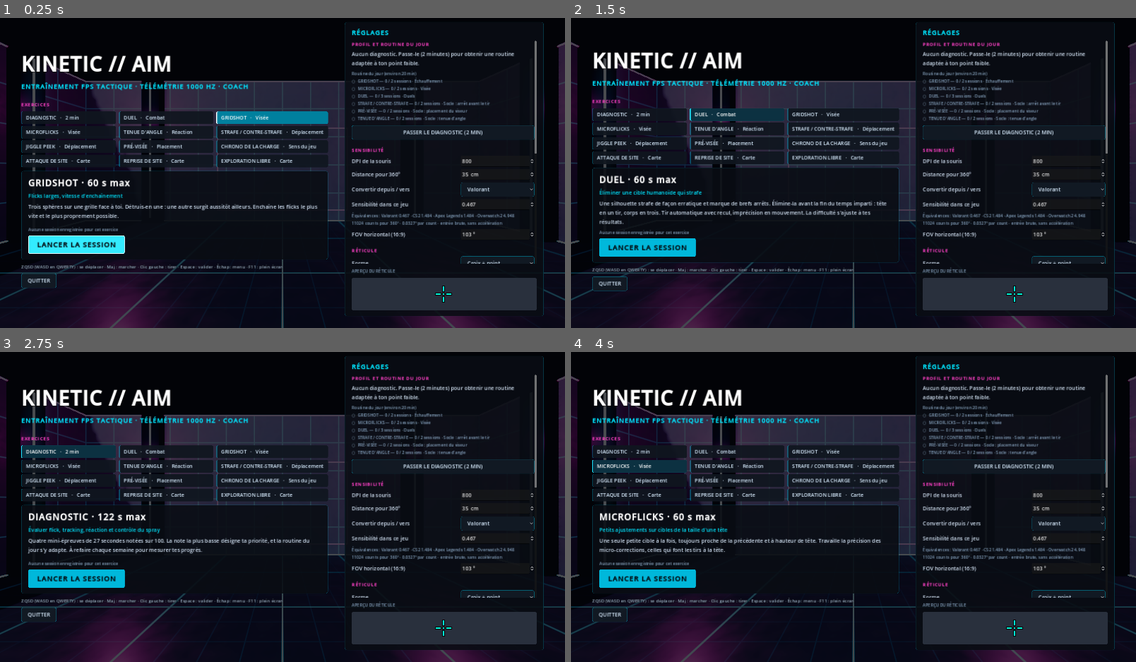
Above: before the commit, frames 1-4 (two rows, left to right).
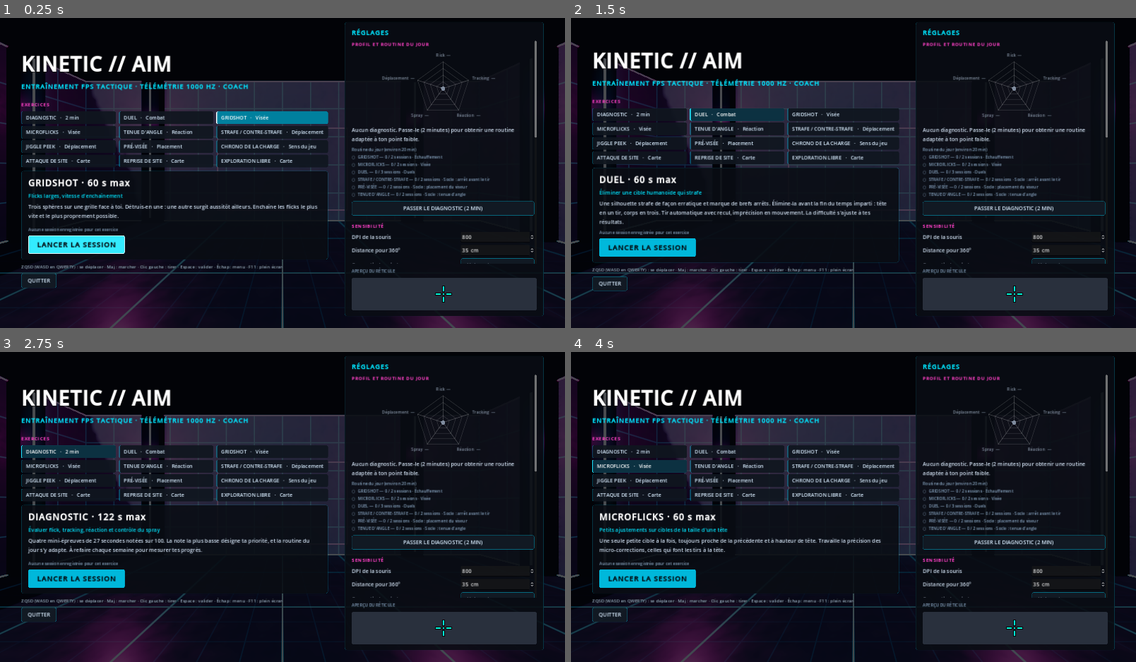
Above: after the commit, the same moments.

Repository: antoinedurbi-bot/AIMLAB2.0
Game: Godot game, scene res://scenes/main.tscn
Same seed, same stepped clock (60 frames per second), same inputs: the game is played once before the commit and once after it.
Inputs:
- Up to frame 1 (0.25 s): no input
- Up to frame 2 (1.5 s): click "DIAGNOSTIC · 2 min" at 0.5 s; click "DUEL · Combat" at 1.25 s
- Up to frame 3 (2.75 s): click "DIAGNOSTIC · 2 min" at 2 s
- Up to frame 4 (4 s): click "GRIDSHOT · Visée" at 2.75 s; click "MICROFLICKS · Visée" at 3.5 s

The runs differ from the first frame. In frame 1, 4.6% of the frame differs, in the area x 62-95%, y 10-80%; in frame 2, 4.6%; in frame 3, 4.6%; in frame 4, 4.6%.

Commit message:
Add pentagon radar chart of the player profile to the menu
Five axes: flick, tracking, reaction and spray from the latest benchmark,
movement from recent counter-strafe sessions. The weakest evaluated axis
is highlighted; axes never evaluated are greyed out.

Co-Authored-By: Claude <noreply@anthropic.com>
Claude-Session: https://claude.ai/code/session_014CcD851FZdRDNghFP8X2yX

Diff:
--- a/scripts/player_profile.gd
+++ b/scripts/player_profile.gd
@@ -75,6 +75,25 @@
 	return ordered
 
 
+## Profil en cinq domaines pour le graphique en pentagone : les quatre notes du
+## dernier diagnostic, plus le déplacement (part de tirs propres sur les trois
+## dernières sessions de strafe / contre-strafe). -1 = domaine pas encore évalué.
+func radar_values() -> PackedFloat32Array:
+	var latest := latest_benchmark()
+	var values := PackedFloat32Array()
+	for skill: String in SKILLS:
+		var note: float = latest.get(skill, -1.0)
+		values.append(note)
+	var sessions: Array[Dictionary] = SessionHistory.recent("counter_strafe", 3)
+	var movement: float = SessionHistory.average(sessions, "clean_rate")
+	values.append(-1.0 if is_nan(movement) else movement)
+	return values
+
+
+func radar_labels() -> PackedStringArray:
+	return PackedStringArray(["Flick", "Tracking", "Réaction", "Spray", "Déplacement"])
+
+
 func skill_name(skill: String) -> String:
 	return str(SKILL_NAMES.get(skill, skill))
 
--- a/ui/main_menu.gd
+++ b/ui/main_menu.gd
@@ -10,6 +10,7 @@
 
 const DrillCatalog := preload("res://scripts/drills/drill_catalog.gd")
 const TrainingPlan := preload("res://scripts/training_plan.gd")
+const RadarChart := preload("res://ui/radar_chart.gd")
 
 const CROSSHAIR_STYLES := ["Croix", "Croix + point", "Point", "Cercle + point"]
 const QUALITY_LEVELS := ["Performance", "Qualité (SSAO, MSAA 4x)", "Ultra (+ SDFGI, SSR)"]
@@ -24,6 +25,7 @@
 var _sens_summary: Label
 var _selected_drill: String = "gridshot"
 var _profile_label: Label
+var _radar: RadarChart
 var _routine_label: Label
 var _routine_button: Button
 var _next_routine_drill: String = ""
@@ -156,6 +158,9 @@
 
 func _build_profile_section() -> void:
 	_add_section("PROFIL ET ROUTINE DU JOUR")
+	_radar = RadarChart.new()
+	_radar.custom_minimum_size = Vector2(0.0, 250.0)
+	_settings_list.add_child(_radar)
 	_profile_label = Label.new()
 	_profile_label.autowrap_mode = TextServer.AUTOWRAP_WORD_SMART
 	_settings_list.add_child(_profile_label)
@@ -172,6 +177,7 @@
 func _refresh_profile() -> void:
 	if _profile_label == null:
 		return
+	_radar.set_profile(PlayerProfile.radar_labels(), PlayerProfile.radar_values())
 	var has_benchmark: bool = PlayerProfile.has_benchmark()
 	var ordered: Array[String] = PlayerProfile.skills_by_weakness()
 	if has_benchmark:
--- /dev/null
+++ b/ui/radar_chart.gd
@@ -0,0 +1,85 @@
+extends Control
+## Profil du joueur en pentagone : un axe par domaine, noté de 0 (centre) à 100
+## (sommet). Chaque triangle du polygone s'étire vers son sommet à mesure que le
+## joueur progresse dans ce domaine. Un domaine jamais évalué est affiché en gris.
+
+const RING_COLOR := Color(1.0, 1.0, 1.0, 0.12)
+const AXIS_COLOR := Color(1.0, 1.0, 1.0, 0.2)
+const FILL_COLOR := Color(0.0, 0.85, 1.0, 0.28)
+const EDGE_COLOR := Color(0.0, 0.9, 1.0)
+const WEAK_COLOR := Color(1.0, 0.3, 0.75)
+const LABEL_COLOR := Color(0.82, 0.88, 0.95)
+const MISSING_COLOR := Color(0.5, 0.55, 0.62)
+
+var _labels: PackedStringArray = PackedStringArray()
+## Notes de 0 à 100 ; une valeur négative signifie « pas encore évalué ».
+var _values: PackedFloat32Array = PackedFloat32Array()
+
+
+func _ready() -> void:
+	mouse_filter = Control.MOUSE_FILTER_IGNORE
+	resized.connect(queue_redraw)
+
+
+## `labels` et `values` ont la même taille (cinq pour un pentagone).
+func set_profile(labels: PackedStringArray, values: PackedFloat32Array) -> void:
+	_labels = labels
+	_values = values
+	queue_redraw()
+
+
+func _draw() -> void:
+	var count := _values.size()
+	if count < 3 or _labels.size() != count:
+		return
+	var center := size * 0.5 + Vector2(0.0, 6.0)
+	var radius := minf(size.x * 0.5 - 110.0, size.y * 0.5 - 34.0)
+	if radius < 20.0:
+		return
+
+	# Anneaux de repère à 25, 50, 75 et 100.
+	for ring in range(1, 5):
+		var ring_points := PackedVector2Array()
+		for index in count + 1:
+			ring_points.append(center + _direction(index % count, count) * radius * float(ring) * 0.25)
+		draw_polyline(ring_points, RING_COLOR, 1.0, true)
+	for index in count:
+		draw_line(center, center + _direction(index, count) * radius, AXIS_COLOR, 1.0, true)
+
+	# Polygone du joueur : chaque sommet est à (note / 100) du rayon.
+	var weakest := -1
+	var points := PackedVector2Array()
+	for index in count:
+		var value := clampf(_values[index], 0.0, 100.0)
+		# Un minimum visible évite un polygone dégénéré quand une note vaut zéro.
+		points.append(center + _direction(index, count) * radius * maxf(value, 4.0) / 100.0)
+		if _values[index] >= 0.0 and (weakest < 0 or _values[index] < _values[weakest]):
+			weakest = index
+	draw_colored_polygon(points, FILL_COLOR)
+	for index in count:
+		draw_line(center, points[index], Color(0.0, 0.9, 1.0, 0.25), 1.0, true)
+	var outline := points.duplicate()
+	outline.append(points[0])
+	draw_polyline(outline, EDGE_COLOR, 2.0, true)
+
+	var font := get_theme_default_font()
+	for index in count:
+		var evaluated := _values[index] >= 0.0
+		var color := LABEL_COLOR
+		if not evaluated:
+			color = MISSING_COLOR
+		elif index == weakest:
+			color = WEAK_COLOR
+		draw_circle(points[index], 4.0, color)
+		var text := "%s  %s" % [_labels[index], "%d" % roundi(_values[index]) if evaluated else "—"]
+		var text_size := font.get_string_size(text, HORIZONTAL_ALIGNMENT_LEFT, -1.0, 14)
+		var direction := _direction(index, count)
+		var anchor := center + direction * (radius + 14.0)
+		# Le texte est décalé du côté extérieur de son sommet.
+		var offset_x := -text_size.x * 0.5 + direction.x * text_size.x * 0.5
+		draw_string(font, anchor + Vector2(offset_x, 5.0 + direction.y * 8.0), text, HORIZONTAL_ALIGNMENT_LEFT, -1.0, 14, color)
+
+
+## Direction unitaire du sommet `index` (le premier est en haut, sens horaire).
+func _direction(index: int, count: int) -> Vector2:
+	return Vector2.from_angle(-PI * 0.5 + TAU * float(index) / float(count))
